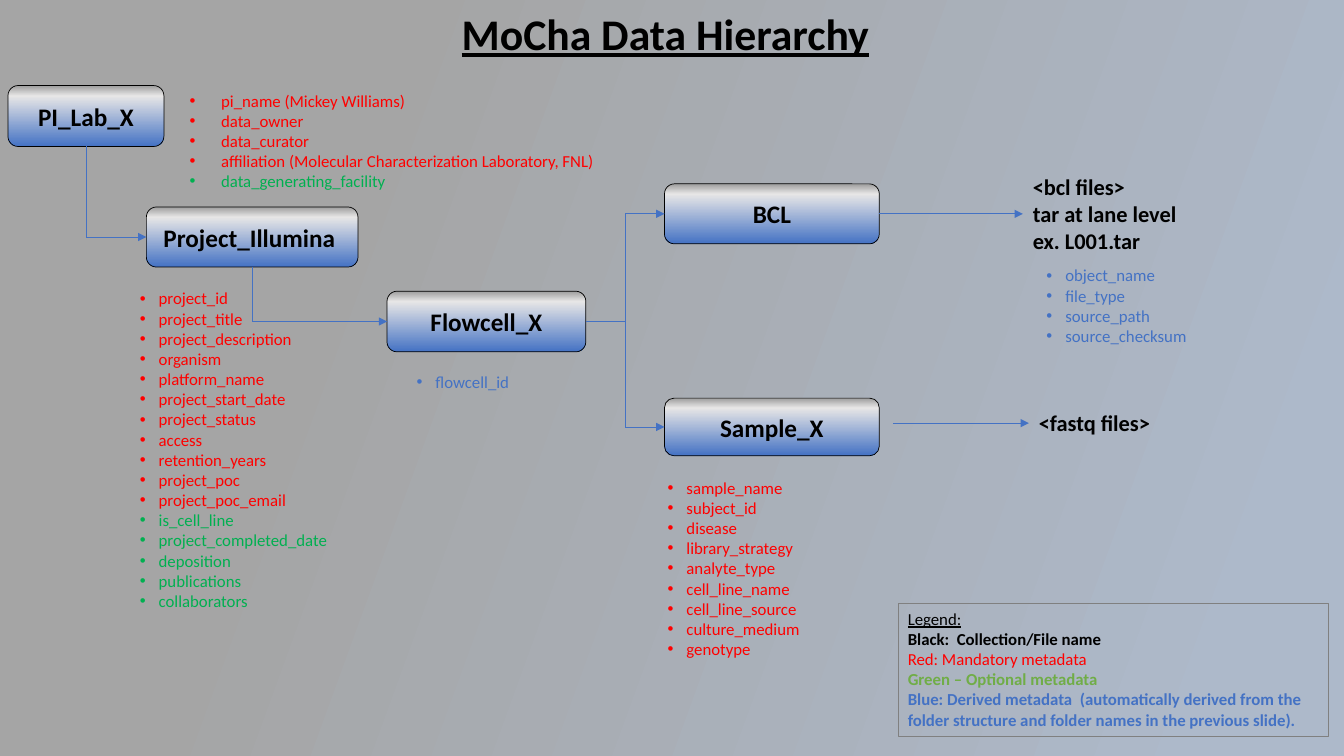
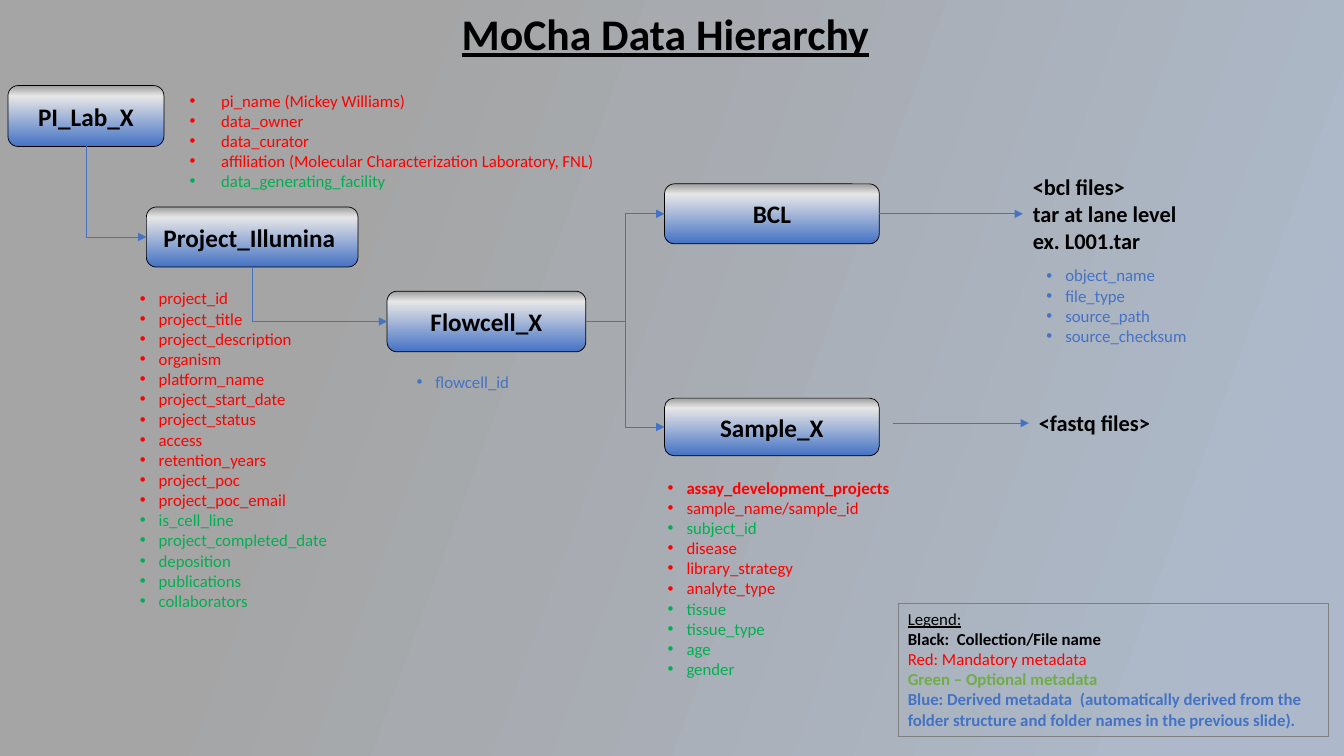
Before and after one commit to CBIIT/HPC_DME_APIs, a slide deck: slide 1 of doc/data_hierarchy/mocha/MoCha_Data_Hierarchy.pptx. Drawn at 1344x756 pixels with LibreOffice and Linux fonts; fonts in the diff are those of the drawing. Boxes give left, top, right and bottom in pixels: in the first picture for what was removed or moved away, otherwise in the second. Text is boxed around its words. In the diff, an @@ line names an element or a change of style, - is before the commit and + after.

```diff
--- a/doc/data_hierarchy/mocha/MoCha_Data_Hierarchy.pptx
+++ b/doc/data_hierarchy/mocha/MoCha_Data_Hierarchy.pptx
@@ text at bbox=[687, 482, 890, 517]: text changed; bold on @@
-• sample_name
+• assay_development_projects
+• sample_name/sample_id
@@ text at bbox=[687, 522, 757, 537]: text colour #FF0000 to #00B050 in "subject_id" @@
@@ text at bbox=[687, 603, 765, 678]: text changed; text colour #FF0000 to #00B050 @@
-• cell_line_name
-• cell_line_source
-• culture_medium
-• genotype
+• tissue
+• tissue_type
+• age
+• gender
```
Also in this commit, not shown: 8 other files.
